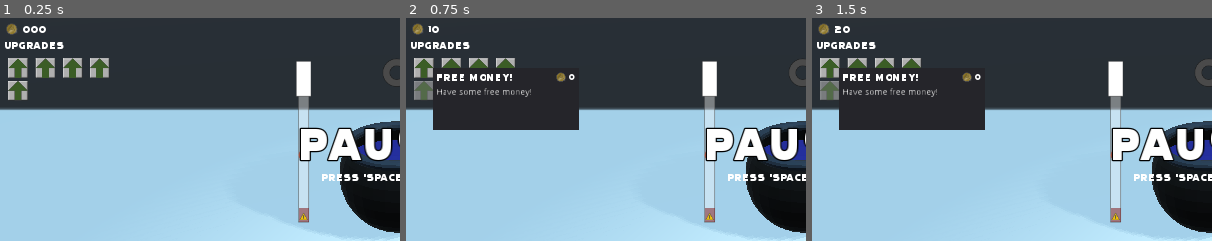
Above: before the commit, frames 1-3 (left to right).
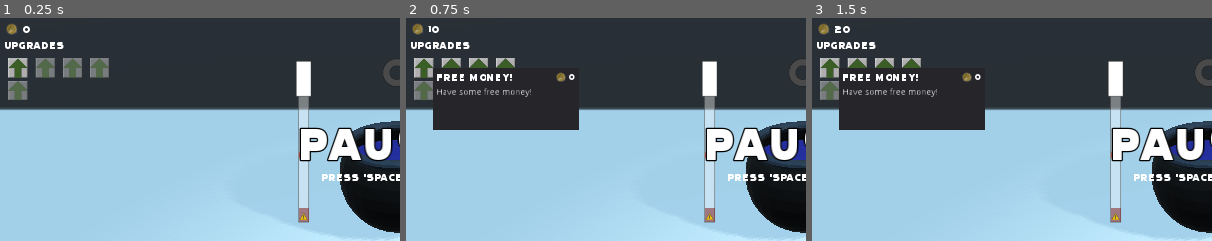
Above: after the commit, the same moments.

Repository: BlueOnionGames/LD49-TheAlchemyst
Game: Godot game, scene res://Game.tscn
Two runs of this game, one before a commit and one after it. Both use one fixed random seed, a clock stepped at 60 frames per second and the inputs below.
Inputs (mouse positions are % of the whole screen's width and height, from its top left):
- Up to frame 1 (0.25 s): no input
- Up to frame 2 (0.75 s): click (2, 31) at 0.52 s
- Up to frame 3 (1.5 s): click (2, 31) at 1.27 s
The pictures show only the part of the screen within x 0-50%, y 20-70%; the shares and areas given below are measured in that part.

The runs differ from the first frame. In frame 1, 1.6% of the frame differs, in the area x 2-28%, y 3-37%; in frame 2, nothing differs; in frame 3, nothing differs.

Commit message:
Move more stats to the Stats object + fix HeatGauge reset

Diff:
--- a/HeatGauge/HeatGauge.gd
+++ b/HeatGauge/HeatGauge.gd
@@ -12,12 +12,9 @@
 var shape_danger: CollisionShape2D
 
 var bar_height := 0
-var stir_strength := 0.2
 
 export(float, 0.0, 1.0) var flame_strength := 0.7 setget set_flame
 export(float, 0.0, 1.0) var stir_level := 1.0 setget set_stir_level
-export(float, 0.0, 1.0) var danger_zone := 0.1 setget set_danger_height
-export(float, 0.0, 1.0) var range_size := 0.25 setget set_range_size
 
 export(Color) var bar_color := Color.white setget set_bar
 export(Color) var range_color := Color.white setget set_range
@@ -35,6 +32,8 @@
 func _ready() -> void:
 	self.bar_height = spr_bar.texture.get_height()
 	self.reset()
+	Stats.connect("stir_range_changed", self, "set_stir_range")
+	Stats.connect("danger_range_changed", self, "set_danger_range")
 
 
 func _process(delta: float) -> void:
@@ -63,8 +62,9 @@
 	spr_range = ar_range.find_node("Sprite")
 	shape_range = ar_range.find_node("CollisionShape2D")
 	shape_danger = ar_danger.find_node("CollisionShape2D")
-	self.set_range_size(self.range_size)
-	self.set_danger_height(self.danger_zone)
+
+	self.bar_color = Color.white
+	self.range_color = Color.white
 
 	self.new_flame()
 
@@ -73,7 +73,7 @@
 
 
 func new_flame() -> void:
-	self.set_flame(rand_range(self.danger_zone + stir_strength, 1.0))
+	self.set_flame(rand_range(Stats.danger_range + Stats.stir_strength, 1.0))
 
 
 func set_flame(flame: float) -> void:
@@ -86,23 +86,21 @@
 	ar_range.position.y = -bar_height * stir_level
 
 
-func set_danger_height(height: float) -> void:
-	danger_zone = height
+func set_danger_range(danger_range: float) -> void:
 	var shape := shape_danger.shape as RectangleShape2D
-	shape.extents.y = bar_height * danger_zone / 2.0
+	shape.extents.y = bar_height * danger_range / 2.0
 	shape_danger.position.y = -shape.extents.y
 	rect_danger.margin_top = -shape.extents.y * 2.0
 
 
-func set_range_size(height: float) -> void:
-	range_size = height
+func set_stir_range(stir_range: float) -> void:
 	var shape := shape_range.shape as RectangleShape2D
-	shape.extents.y = bar_height * height / 2.0
-	spr_range.scale.y = height / (spr_range.texture.get_height() / (bar_height*1.0))
+	shape.extents.y = bar_height * stir_range / 2.0
+	spr_range.scale.y = stir_range / (spr_range.texture.get_height() / (bar_height*1.0))
 
 
 func stir() -> void:
-	self.stir_level += stir_strength
+	self.stir_level += Stats.stir_strength
 
 
 func in_range() -> bool:
--- a/HeatGauge/HeatGauge.tscn
+++ b/HeatGauge/HeatGauge.tscn
@@ -15,7 +15,7 @@
 [sub_resource type="RectangleShape2D" id=2]
 extents = Vector2( 10, 11.5 )
 
-[node name="HeatGauge" type="Node2D"]
+[node name="HeatGauge" type="Node2D" groups=["Resetable"]]
 script = ExtResource( 1 )
 
 [node name="Bar" type="Sprite" parent="."]
--- a/Stats.gd
+++ b/Stats.gd
@@ -2,6 +2,8 @@
 class_name StatsClass
 
 signal coins_changed
+signal stir_range_changed
+signal danger_range_changed
 signal load_start
 signal load_done
 signal save_start
@@ -11,27 +13,50 @@
 
 var coins := 0 setget set_coins
 var stir_decay := 0.3  # per second
+var stir_strength := 0.2
+var stir_range := 0.25 setget set_stir_range
+var danger_range := 0.1 setget set_danger_range
 var potions_brewed := 0
 var potions_per_batch := 1
-var coins_per_potion := 1.0
+var coins_per_potion := 1
 
 var _initial_attributes: Dictionary
 
 func _ready():
 	self._initial_attributes = self.get_attributes()
 	self.add_to_group("Resetable", true)
-	self.set_coins(self.coins) # Trigger the signal
+	self.reset(true)
 
 
-func reset() -> void:
-	for key in self._initial_attributes:
-		self.set(key, self._initial_attributes[key])
+func reset(skip_attributes := false) -> void:
+	if not skip_attributes:
+		for key in self._initial_attributes:
+			self.set(key, self._initial_attributes[key])
+
+	# Trigger the signals
+	yield(get_tree(), "idle_frame")
+	self.emit_signal("coins_changed", self.coins)
+	self.emit_signal("stir_range_changed", self.stir_range)
+	self.emit_signal("danger_range_changed", self.danger_range)
 
 
 func set_coins(cns: int) -> void:
 	if cns != coins:
 		coins = cns
 		self.emit_signal("coins_changed", coins)
+
+
+func set_stir_range(new_range: float) -> void:
+	if !is_equal_approx(stir_range, new_range):
+		stir_range = new_range
+		self.emit_signal("stir_range_changed", stir_range)
+
+
+func set_danger_range(new_range: float) -> void:
+	if !is_equal_approx(danger_range, new_range):
+		danger_range = new_range
+		self.emit_signal("danger_range_changed", danger_range)
+
 
 func get_attributes() -> Dictionary:
 	return {
@@ -40,6 +65,9 @@
 		"potions_brewed": self.potions_brewed,
 		"potions_per_batch": self.potions_per_batch,
 		"coins_per_potion": self.coins_per_potion,
+		"stir_strength": self.stir_strength,
+		"stir_range": self.stir_range,
+		"danger_range": self.danger_range,
 	}
 
 
